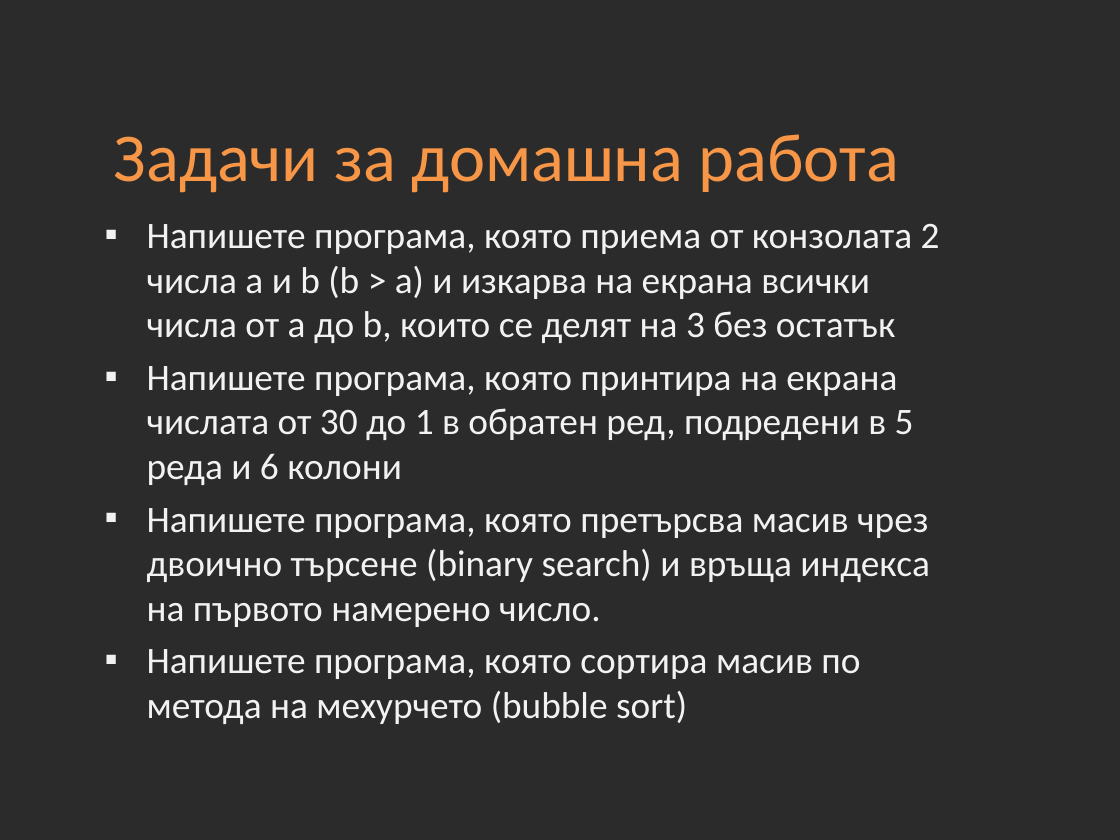
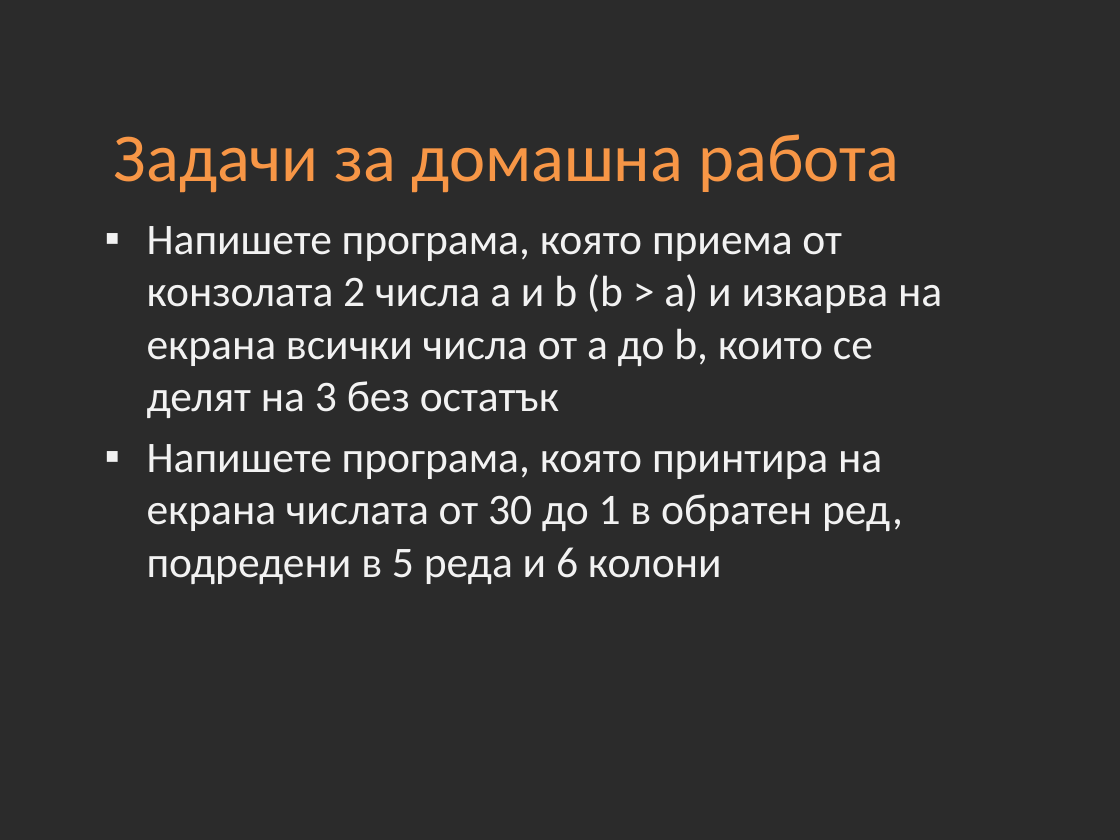
Before and after one commit to Academy-Soft-Intellect/Programming-Introduction-Course, a slide deck: slide 29 of 07-Arrays.pptx. Drawn at 1120x840 pixels with LibreOffice and Linux fonts; fonts in the diff are those of the drawing; background and template pictures are left out; a plain dark background stands for a picture behind light text. Boxes give left, top, right and bottom in pixels: in the first picture for what was removed or moved away, otherwise in the second. Text is boxed around its words. In the diff, an @@ line names an element or a change of style, - is before the commit and + after.

```diff
--- a/07-Arrays.pptx
+++ b/07-Arrays.pptx
@@ text "Напишете програма, която приема от ..." at <box>147,226,942,584</box>: size 24 to 28 pt @@
@@ text at <box>147,508,930,724</box>: paragraphs removed @@
-▪ Напишете програма, която претърсва масив чрез двоично търсене (binary search) и връща индекса на първото намерено число.
-▪ Напишете програма, която сортира масив по метода на мехурчето (bubble sort)
```
Also in this commit, not shown: 5 other slides changed, 30 other files.
